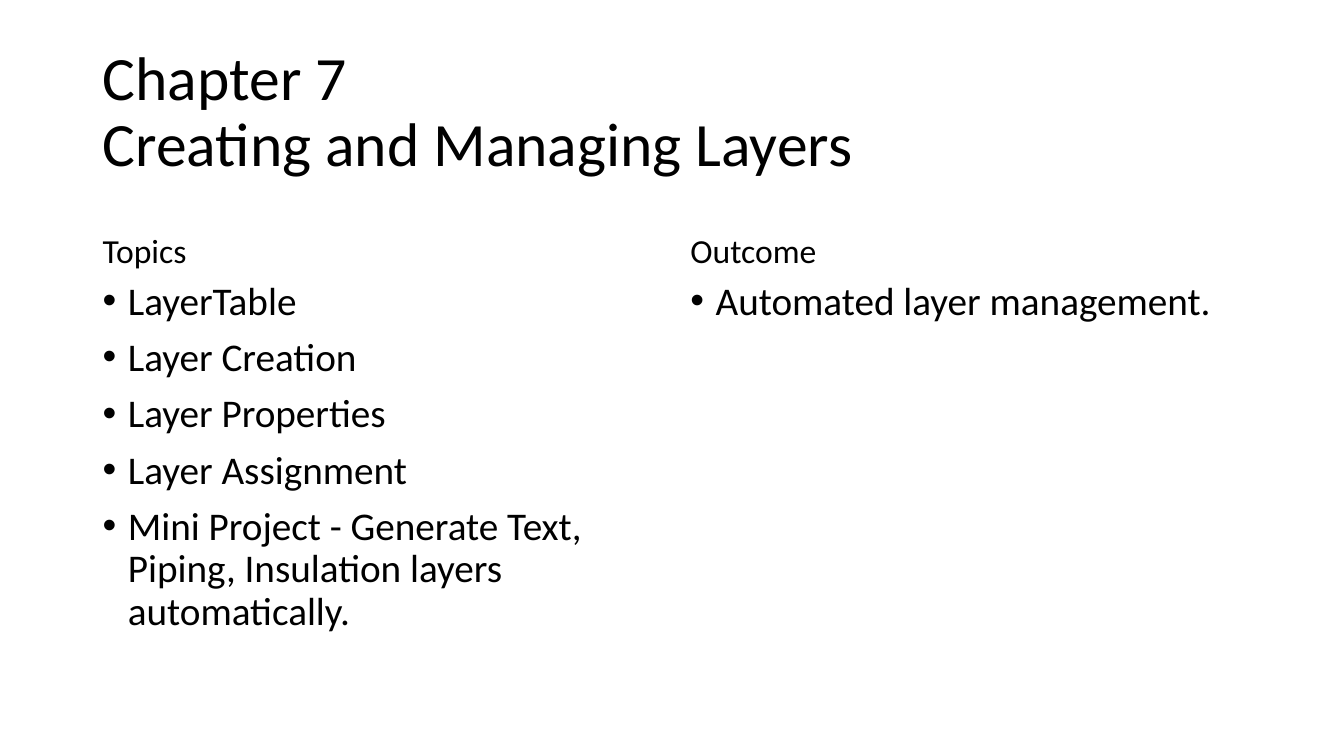
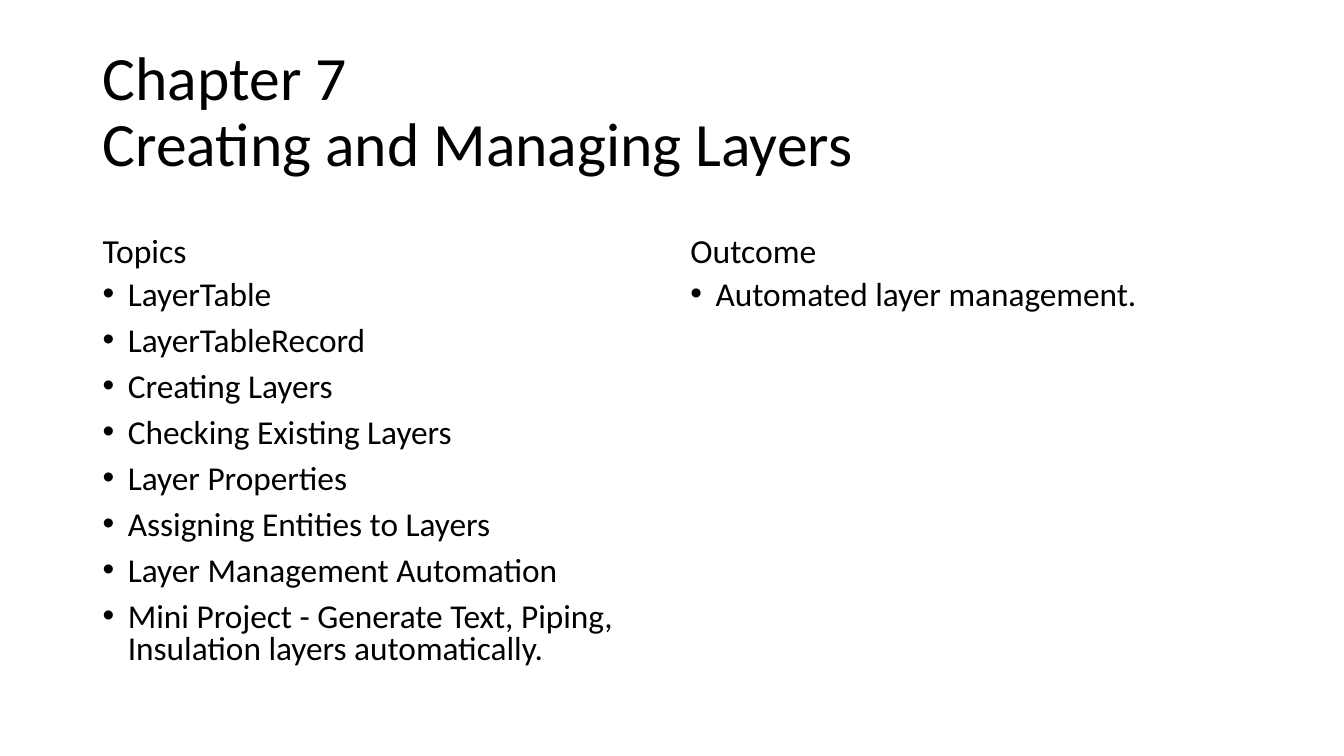
Before and after one commit to shivangKheradiya/AutoCADDev, a slide deck: slide 8 of AutoCAD .NET Developer Bootcamp (C#)/AutoCAD .NET Developer Bootcamp (C#).pptx (slide 7 before the commit). Drawn at 1344x756 pixels with LibreOffice and Linux fonts; fonts in the diff are those of the drawing. Boxes give left, top, right and bottom in pixels: in the first picture for what was removed or moved away, otherwise in the second. Text is boxed around its words. In the diff, an @@ line names an element or a change of style, - is before the commit and + after.

Commit message:
Chapter 07 - Creating and Managing Layers

```diff
--- a/AutoCAD .NET Developer Bootcamp (C#)/AutoCAD .NET Developer Bootcamp (C#).pptx
+++ b/AutoCAD .NET Developer Bootcamp (C#)/AutoCAD .NET Developer Bootcamp (C#).pptx
@@ text at [128, 283, 613, 666]: size 28 to 23.8 pt in "LayerTable", "Layer Properties", "Mini Project - Generate Text, Piping, Insulation ..."; line spacing 0.9 to 0.8 @@
@@ text "Automated layer management." at [716, 283, 1137, 312]: size 28 to 23.8 pt; line spacing 0.9 to 0.8 @@
@@ text at [128, 329, 452, 450]: text changed; size 28 to 23.8 pt @@
-• Layer Creation
+• LayerTableRecord
+• Creating Layers
+• Checking Existing Layers
@@ text at [128, 513, 557, 588]: text changed; size 28 to 23.8 pt @@
-• Layer Assignment
+• Assigning Entities to Layers
+• Layer Management Automation
```
Also in this commit, not shown: 1 other slide changed, 1 slide added, 6 other files.
